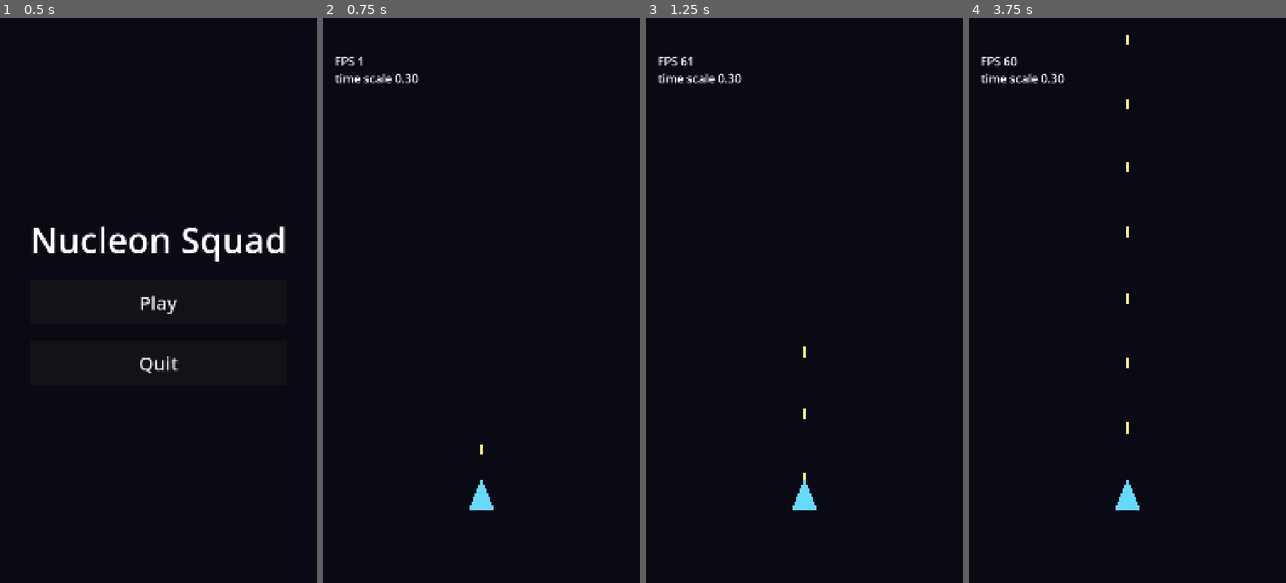
Above: before the commit, frames 1-4 (left to right).
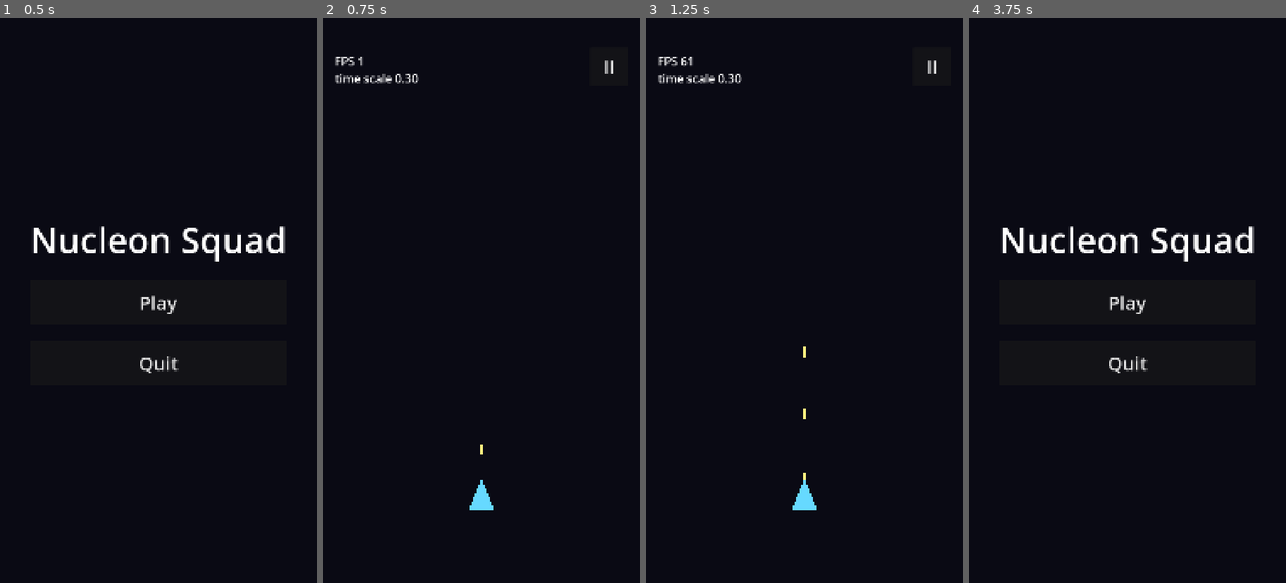
Above: after the commit, the same moments.

Repository: GDPonsoni/Nucleon-Squad-3D
Game: Godot game, scene res://scenes/menu.tscn
The game is run twice, just before and just after one commit, with the same random seed, the same clock (stepped at 60 frames per second) and the same inputs.
Inputs (mouse positions are in pixels of both pictures, inside the frame that each line leads up to):
- Up to frame 1 (0.5 s): no input
- Up to frame 2 (0.75 s): click "Play" at 0.5 s
- Up to frame 3 (1.25 s): no input
- Up to frame 4 (3.75 s): click (1254, 68) at 1.25 s, where only the run after the commit has a clickable "II"; click (1127, 300) at 2 s, where only the run after the commit has a clickable "Resume"; click (1254, 68) at 2.75 s, where only the run after the commit has a clickable "II"; click (1127, 362) at 3.5 s, where only the run after the commit has a clickable "Back to menu"

Frame 1 is identical in both runs. In frame 2, less than 0.1% of the frame differs, in the area x 88-92%, y 7-10%; in frame 3, less than 0.1%; in frame 4, 2.6%, in the area x 3-90%, y 3-88%.

Commit message:
feat(ui): adiciona pausa na partida com opção de voltar ao menu
Pausar com o dedo na tela solta o toque, então a partida retoma
em câmera lenta, como no GDD.

Co-Authored-By: Claude Opus 5.5 <noreply@anthropic.com>

Diff:
--- a/scripts/core/game.gd
+++ b/scripts/core/game.gd
@@ -35,6 +35,10 @@
 	add_child(time_controller)
 	time_controller.bind_input(touch_input)
 
+	var pause_menu := PauseMenu.new()
+	pause_menu.name = "PauseMenu"
+	add_child(pause_menu)
+
 	if Params.debug_overlay_enabled and OS.is_debug_build():
 		var overlay := DebugOverlay.new()
 		overlay.name = "DebugOverlay"
--- a/scripts/player/touch_input.gd
+++ b/scripts/player/touch_input.gd
@@ -31,8 +31,8 @@
 
 
 func _notification(what: int) -> void:
-	# Perdeu o foco (notificação, troca de app): considera o dedo solto
-	if what == NOTIFICATION_APPLICATION_FOCUS_OUT and is_touching():
+	# Perdeu o foco ou o jogo pausou: considera o dedo solto
+	if (what == NOTIFICATION_APPLICATION_FOCUS_OUT or what == NOTIFICATION_PAUSED) and is_touching():
 		_release()
 
 
--- /dev/null
+++ b/scripts/ui/pause_menu.gd
@@ -0,0 +1,59 @@
+class_name PauseMenu
+extends CanvasLayer
+## Botão de pausa sempre visível e menu de pausa (continuar / voltar ao menu).
+
+var _pause_button: Button
+var _overlay: ColorRect
+
+
+func _ready() -> void:
+	# Continua recebendo toques com a árvore pausada
+	process_mode = Node.PROCESS_MODE_ALWAYS
+
+	_pause_button = Button.new()
+	_pause_button.text = "II"  # ícone de pausa, não é texto traduzível
+	_pause_button.focus_mode = Control.FOCUS_NONE
+	_pause_button.add_theme_font_size_override("font_size", Params.ui_font_size)
+	_pause_button.set_anchors_preset(Control.PRESET_TOP_RIGHT)
+	_pause_button.offset_left = -Params.pause_button_margin.x - Params.pause_button_size.x
+	_pause_button.offset_right = -Params.pause_button_margin.x
+	_pause_button.offset_top = Params.pause_button_margin.y
+	_pause_button.offset_bottom = Params.pause_button_margin.y + Params.pause_button_size.y
+	_pause_button.pressed.connect(open)
+	add_child(_pause_button)
+
+	_overlay = ColorRect.new()
+	_overlay.color = Params.pause_overlay_color
+	_overlay.set_anchors_preset(Control.PRESET_FULL_RECT)
+	_overlay.visible = false
+	add_child(_overlay)
+
+	var column := UiFactory.make_column()
+	_overlay.add_child(UiFactory.make_centered(column))
+	column.add_child(UiFactory.make_title("PAUSE_TITLE"))
+
+	var resume_button := UiFactory.make_button("PAUSE_RESUME")
+	resume_button.pressed.connect(close)
+	column.add_child(resume_button)
+
+	var exit_button := UiFactory.make_button("PAUSE_EXIT_TO_MENU")
+	exit_button.pressed.connect(_exit_to_menu)
+	column.add_child(exit_button)
+
+
+func open() -> void:
+	get_tree().paused = true
+	_overlay.visible = true
+	_pause_button.visible = false
+
+
+func close() -> void:
+	get_tree().paused = false
+	_overlay.visible = false
+	_pause_button.visible = true
+
+
+func _exit_to_menu() -> void:
+	# A pausa persiste entre cenas: despausar antes de trocar
+	get_tree().paused = false
+	get_tree().change_scene_to_file(ScenePaths.MENU)
Not shown, added: scripts/ui/pause_menu.gd.uid
